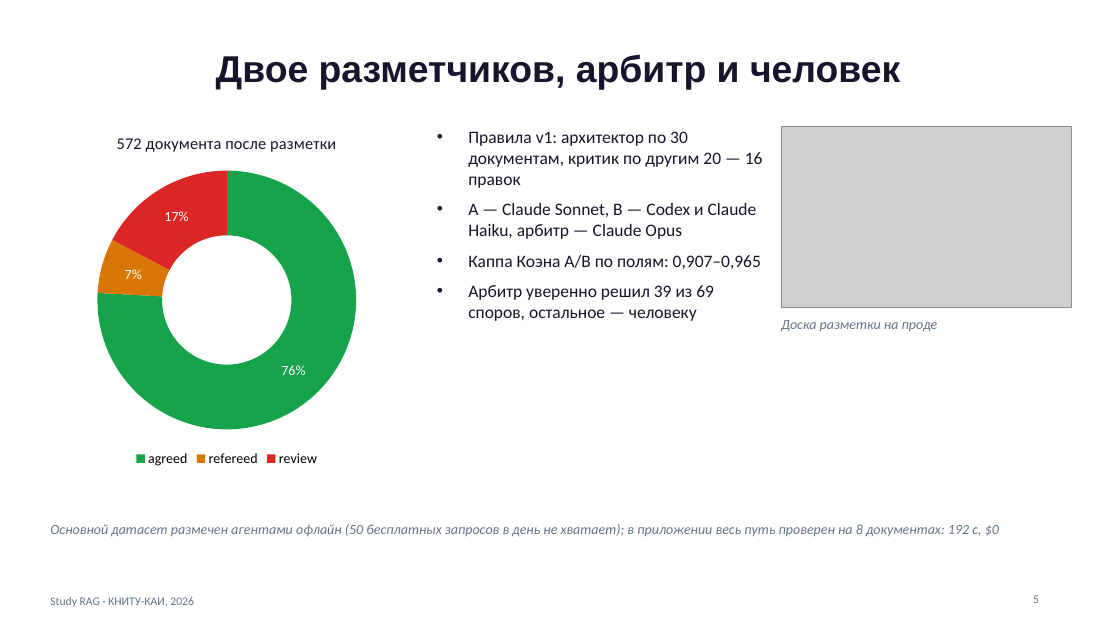
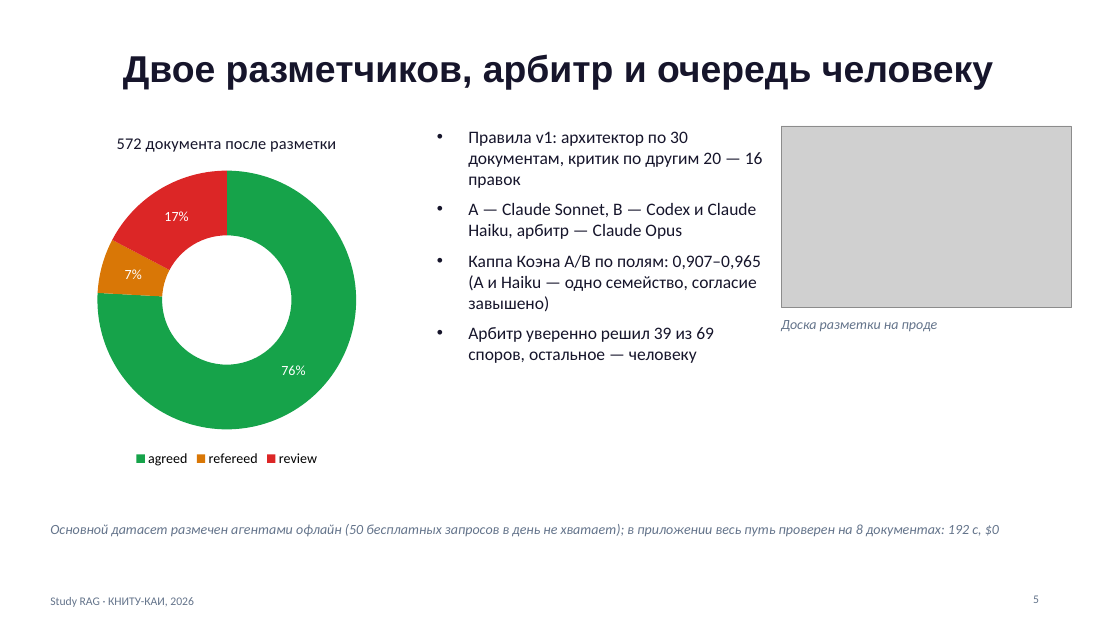
Before and after one commit to fA1N-n/study-rag, a slide deck: slide 5 of docs/report/Study_RAG_защита.pptx. Drawn at 1120x630 pixels with LibreOffice and Linux fonts; fonts in the diff are those of the drawing; grey boxes stand for pictures. Boxes give left, top, right and bottom in pixels: in the first picture for what was removed or moved away, otherwise in the second. Text is boxed around its words. In the diff, an @@ line names an element or a change of style, - is before the commit and + after.

```diff
--- a/docs/report/Study_RAG_защита.pptx
+++ b/docs/report/Study_RAG_защита.pptx
@@ title at (x1=123, y1=54, x2=993, y2=89): text changed @@
-Двое разметчиков, арбитр и человек
+Двое разметчиков, арбитр и очередь человеку
@@ text at (x1=468, y1=255, x2=761, y2=312): text changed @@
-• Каппа Коэна A/B по полям: 0,907–0,965
+• Каппа Коэна A/B по полям: 0,907–0,965 (A и Haiku — одно семейство, согласие завышено)
```
Also in this commit, not shown: 7 other slides changed, 11 other files.
